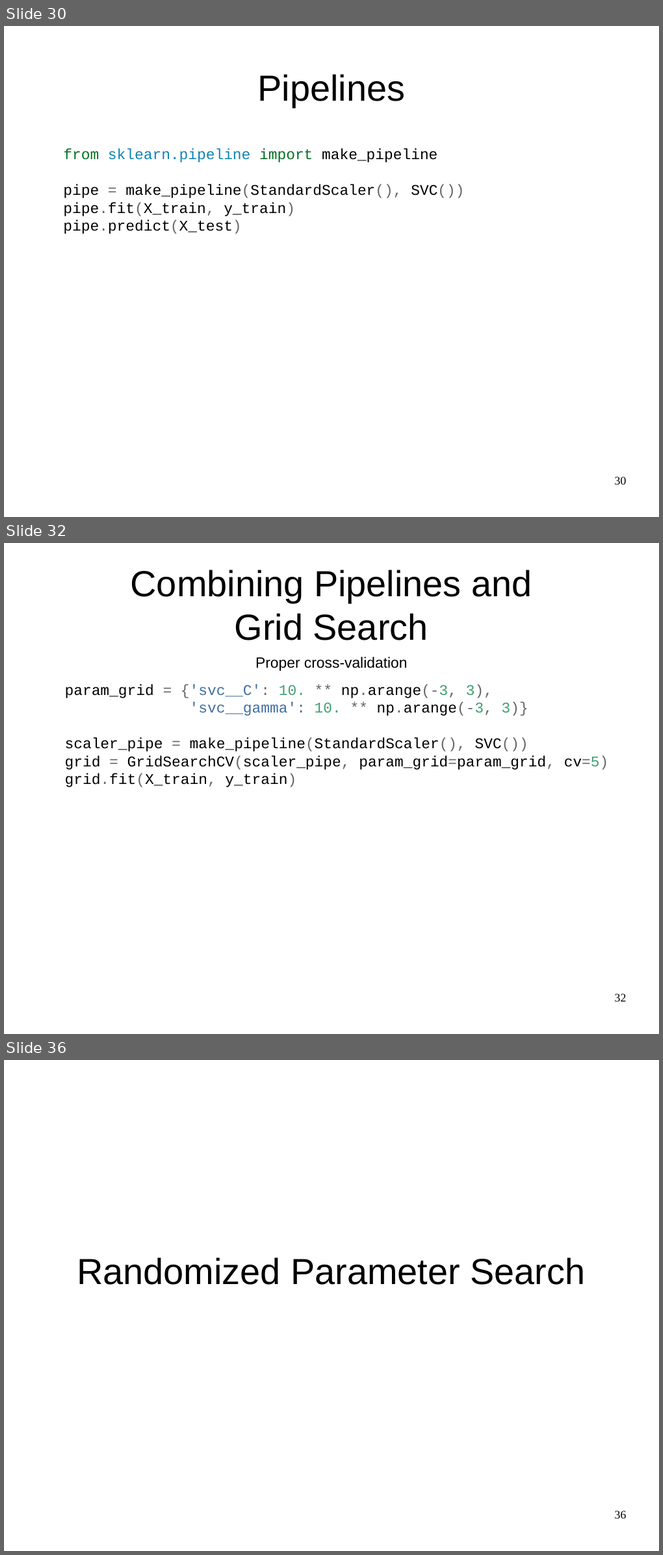
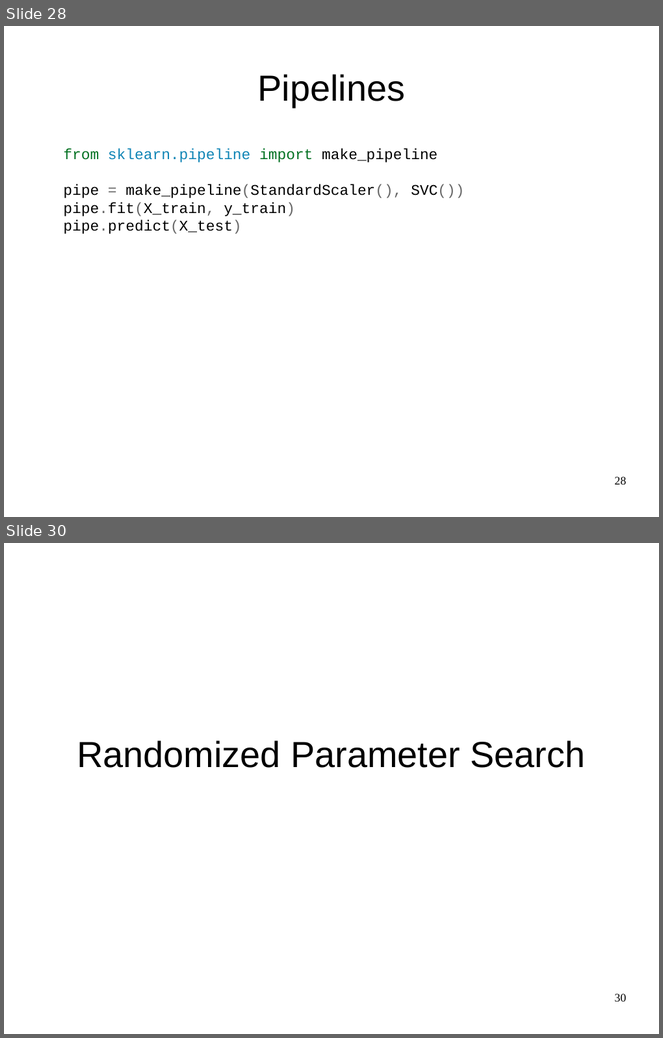
Before and after one commit to amueller/advanced-sklearn-boston-nlp-2016, a slide deck: pydata-amsterdam-advanced-sklearn.odp. Shown one above the other, each under a label of ours: slides 30, 32 and 36 before the commit, slides 28 and 30 after it; the slides between them are not shown. The pictures are 663x1555 and 663x1038 pixels, drawn with LibreOffice and Linux fonts; fonts in the diff are those of the drawing. Boxes give left, top, right and bottom in pixels: in the first picture for what was removed or moved away, otherwise in the second. Text is boxed around its words. In the diff, an @@ line names an element or a change of style, - is before the commit and + after.

```diff
--- a/pydata-amsterdam-advanced-sklearn.odp
+++ b/pydata-amsterdam-advanced-sklearn.odp
@@ slide 32 removed at <box>4,543,659,1034</box>, background #FFFFFF @@
@@ title removed at <box>131,570,532,641</box> @@
-Combining Pipelines and
-Grid Search
@@ text removed at <box>256,657,408,671</box> @@
-Proper cross-validation
@@ text removed at <box>65,684,609,787</box> @@
-param_grid = {'svc__C': 10. ** np.arange(-3, 3),
-'svc__gamma': 10. ** np.arange(-3, 3)}
-scaler_pipe = make_pipeline(StandardScaler(), SVC())
-grid = GridSearchCV(scaler_pipe, param_grid=param_grid, cv=5)
-grid.fit(X_train, y_train)
@@ page number removed at <box>615,994,627,1002</box> @@
-32
@@ what was slide 30 is now slide 28 @@
@@ page number at <box>615,477,627,485</box>: text changed @@
-30
+28
@@ what was slide 36 is now slide 30 @@
@@ page number at <box>615,994,627,1002</box>: text changed @@
-36
+30
```
Also in this commit, not shown: 6 slides changed, 1 slide added, 5 other slides removed, 5 other files.
